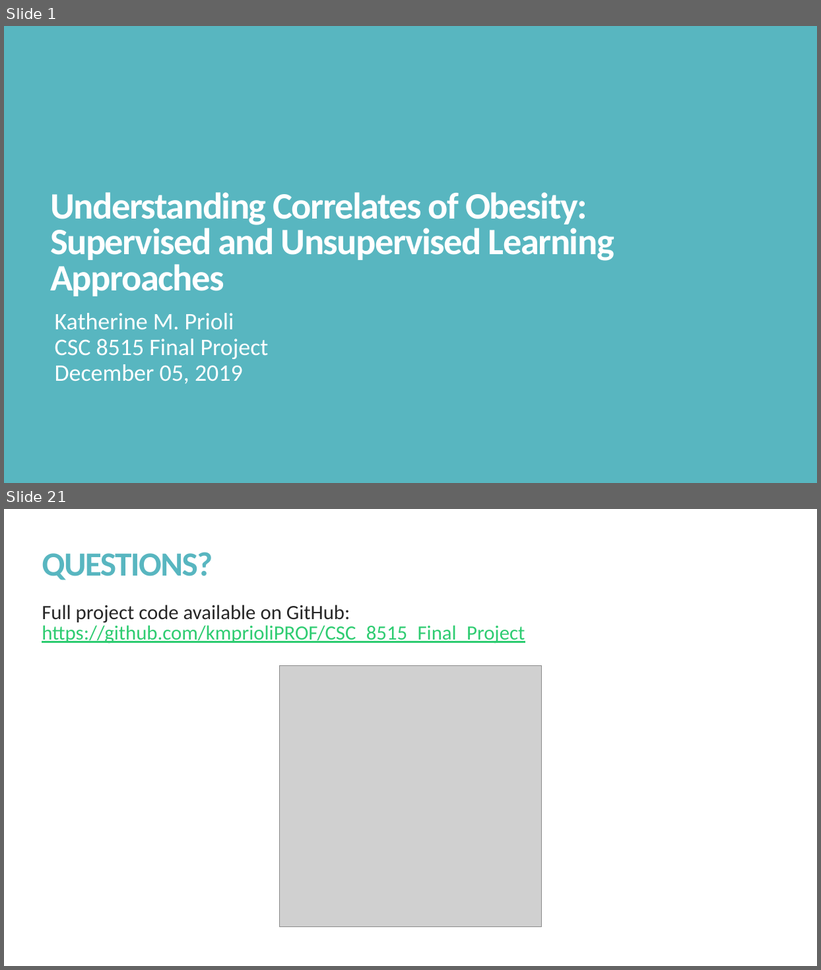
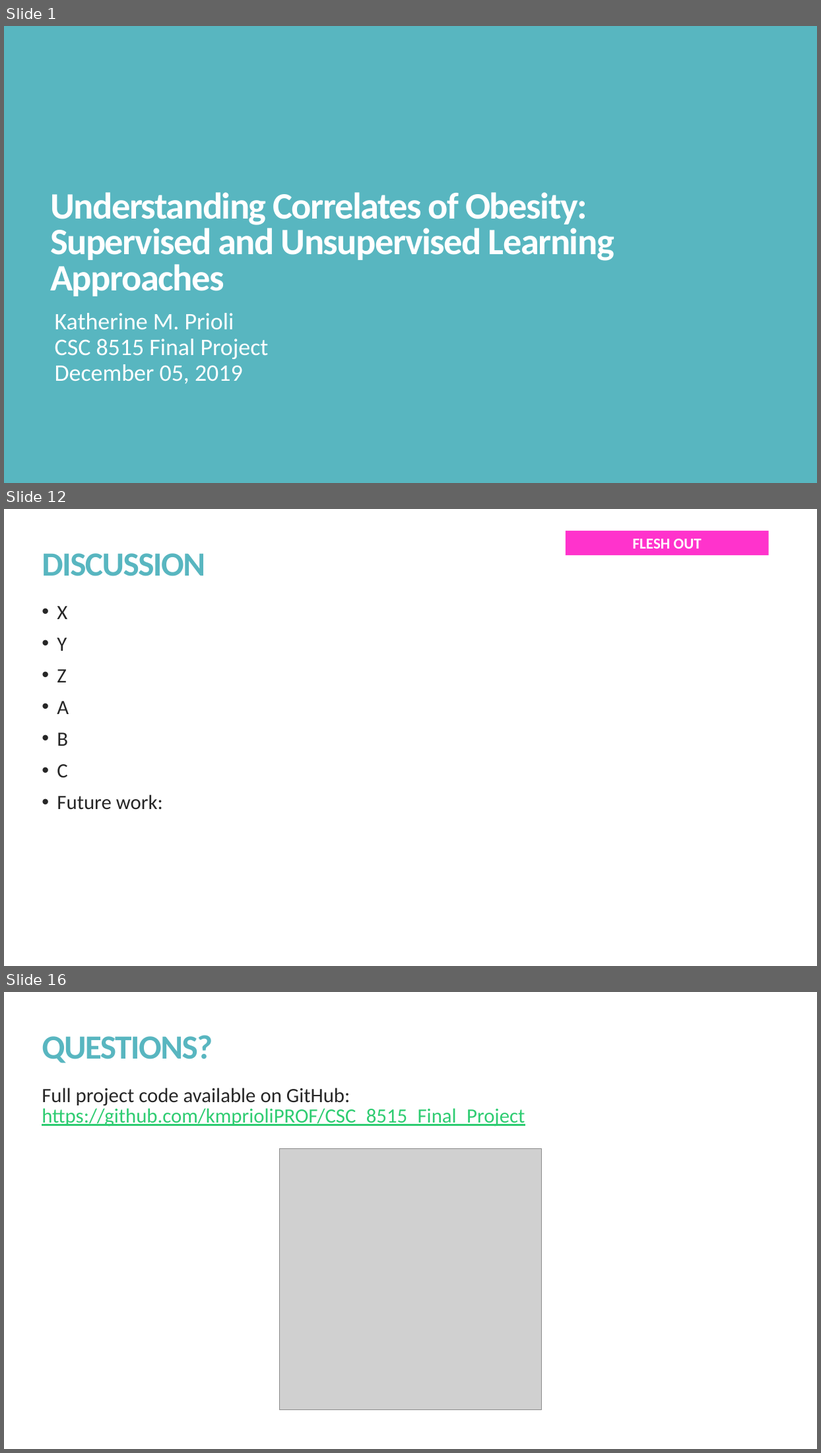
Before and after one commit to kmprioliPROF/CSC_8515_Final_Project, a slide deck: presentation/Prioli_presentation.pptx. Shown one above the other, each under a label of ours: slides 1 and 21 before the commit, slides 1, 12 and 16 after it; the slides between them are not shown. The pictures are 821x970 and 821x1453 pixels, drawn with LibreOffice and Linux fonts; fonts in the diff are those of the drawing; grey boxes stand for pictures. Boxes give left, top, right and bottom in pixels: in the first picture for what was removed or moved away, otherwise in the second. Text is boxed around its words. In the diff, an @@ line names an element or a change of style, - is before the commit and + after.

```diff
--- a/presentation/Prioli_presentation.pptx
+++ b/presentation/Prioli_presentation.pptx
@@ slide 12 added at [4, 509, 817, 966], background #FFFFFF @@
@@ rectangle added at [566, 531, 769, 555], fill #FF33CC, 18 pt, text #FFFFFF, bold @@
+FLESH OUT
@@ title added at [42, 553, 205, 576], 40 pt, text #58B6C0, bold @@
+DISCUSSION
@@ text added at [57, 606, 163, 810], 24 pt, text #262626 @@
+• X
+• Y
+• Z
+• A
+• B
+• C
+• Future work:
@@ what was slide 21 is now slide 16 @@
```
Also in this commit, not shown: 3 slides changed, 10 other slides added, 16 slides removed.
